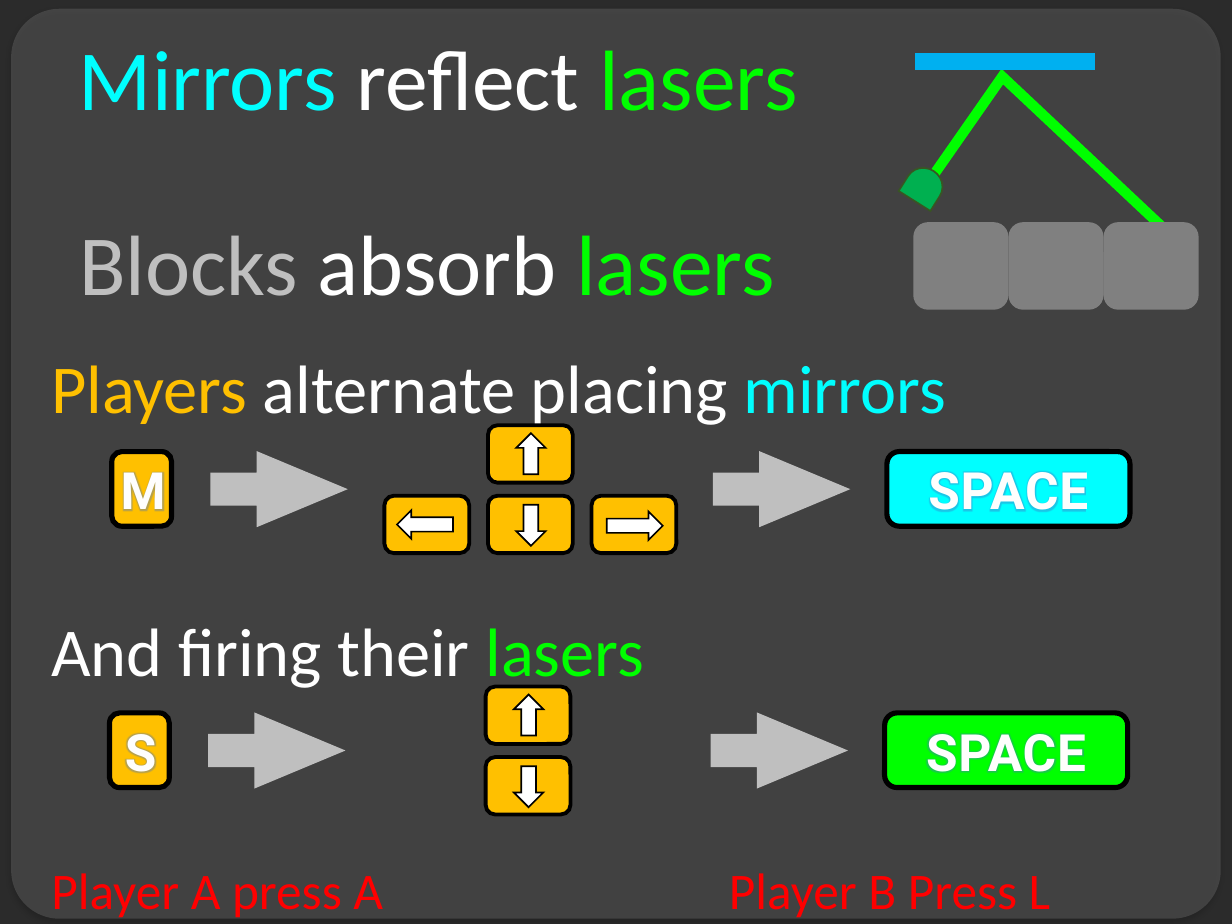
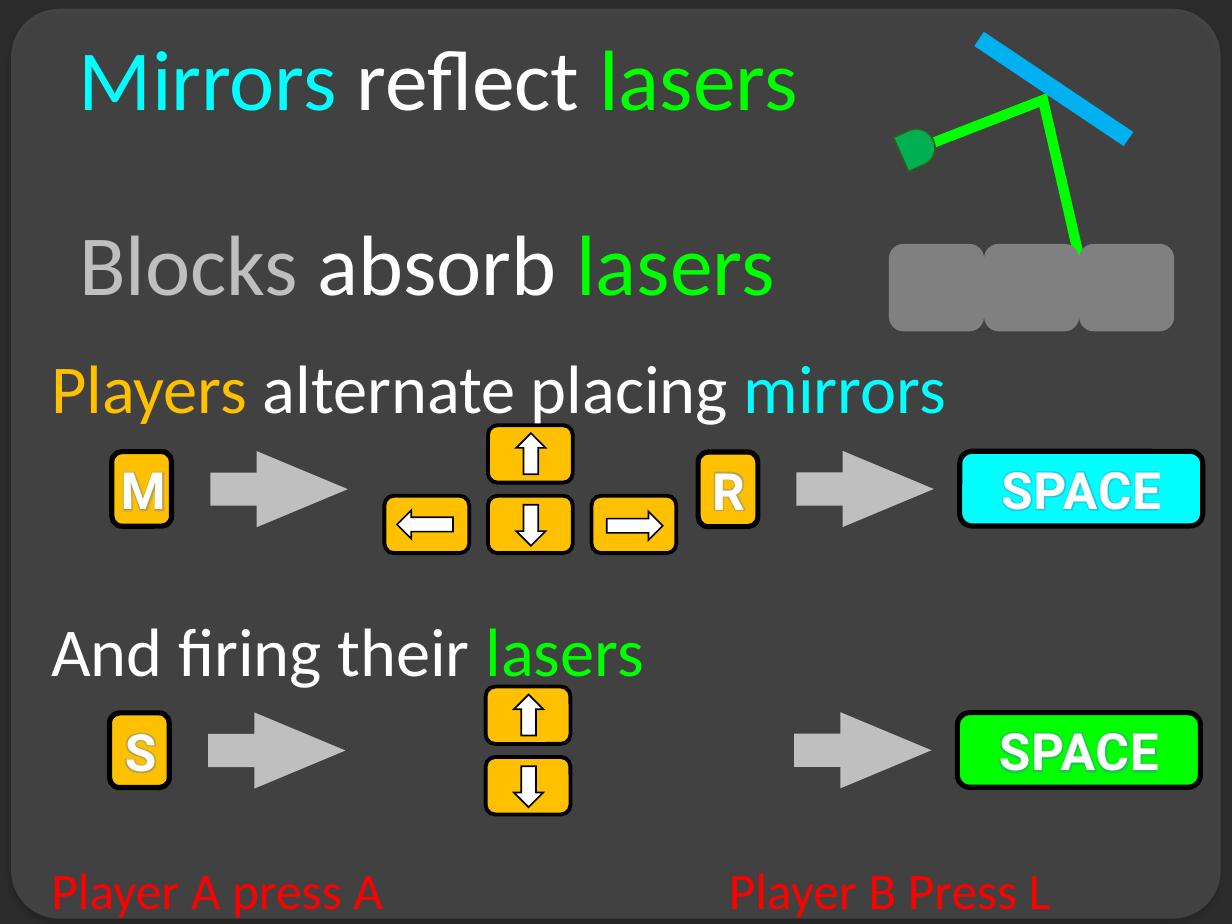
Before and after one commit to camillax/prisonnerdilemma, a slide deck: slide 3 of images/pd_images.pptx. Drawn at 1232x924 pixels with LibreOffice and Linux fonts; fonts in the diff are those of the drawing; background and template pictures are left out; a plain dark background stands for a picture behind light text. Boxes give left, top, right and bottom in pixels: in the first picture for what was removed or moved away, otherwise in the second. Text is boxed around its words. In the diff, an @@ line names an element or a change of style, - is before the commit and + after.

```diff
--- a/images/pd_images.pptx
+++ b/images/pd_images.pptx
@@ freeform shape at [889,57,1184,328]: rotation 0 to 33 degrees; outline redrawn @@
@@ line moved from (915, 62) - (1095, 62) to (979, 39) - (1129, 139) @@
@@ flow chart delay at [893,122,941,171]: rotation 302 to 336 degrees @@
@@ 3 rounded rectangles: place and size @@
-3 rounded rectangles at [913,222,1199,309]
+3 rounded rectangles at [890,244,1174,331]
@@ rounded rectangle added at [699,452,759,527], fill #FFC000, outline #000000 3 pt @@
@@ text added at [712,472,745,511], 30 pt, text #FEFEFE, bold @@
+R
@@ right arrow: place and size @@
-right arrow at [713,451,850,527]
+right arrow at [796,451,933,527]
@@ text "SPACE": place and size @@
-text "SPACE" at [928,471,1088,512]
+text "SPACE" at [1001,471,1161,511]
@@ rounded rectangle: place and size @@
-rounded rectangle at [887,452,1130,527]
+rounded rectangle at [960,451,1202,526]
@@ right arrow: place and size @@
-right arrow at [711,712,848,788]
+right arrow at [795,712,931,788]
@@ text "SPACE": place and size @@
-text "SPACE" at [926,733,1086,773]
+text "SPACE" at [999,732,1159,773]
@@ rounded rectangle: place and size @@
-rounded rectangle at [885,713,1127,788]
+rounded rectangle at [957,712,1200,787]
```
Also in this commit, not shown: 11 other files.
